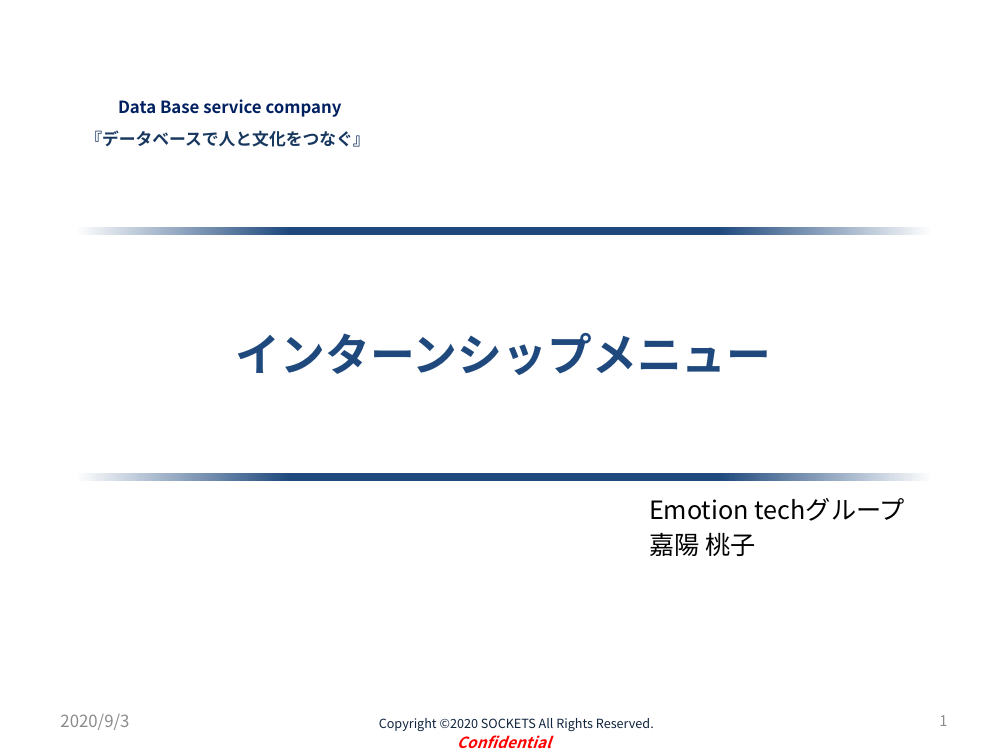
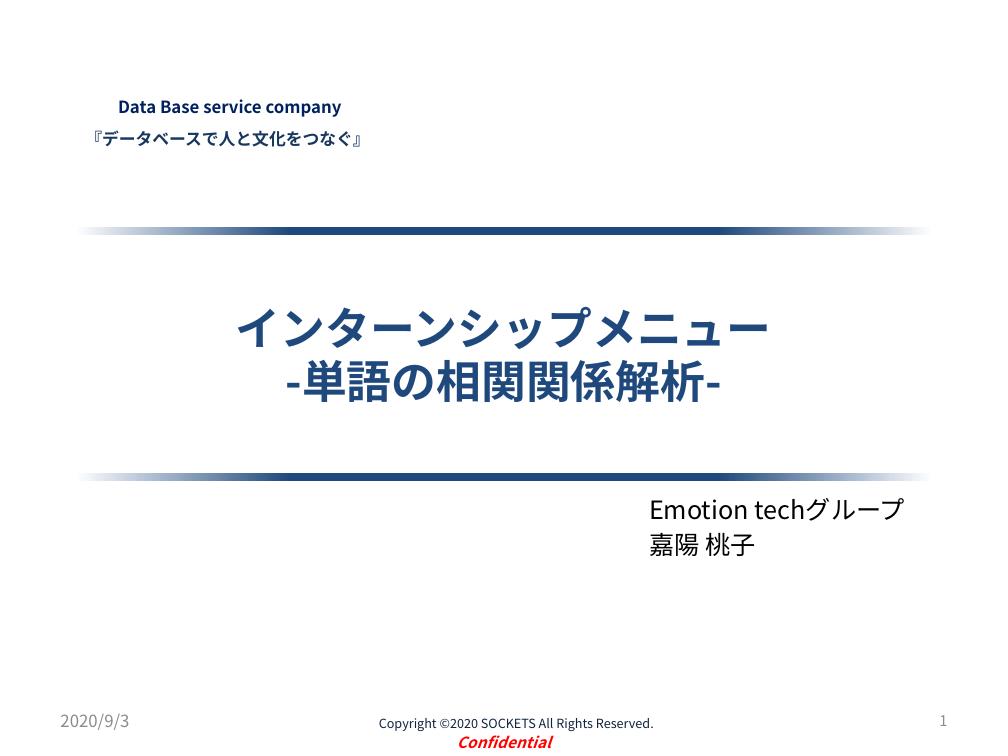
Before and after one commit to emtech-labs/fragrance_words_analysis, a slide deck: slide 1 of material/intern2020_kayo.pptx. Drawn at 1008x756 pixels with LibreOffice and Linux fonts; fonts in the diff are those of the drawing; background and template pictures are left out. Boxes give left, top, right and bottom in pixels: in the first picture for what was removed or moved away, otherwise in the second. Text is boxed around its words. In the diff, an @@ line names an element or a change of style, - is before the commit and + after.

```diff
--- a/material/intern2020_kayo.pptx
+++ b/material/intern2020_kayo.pptx
@@ title at box(236, 307, 772, 402): text changed @@
-インターンシップメニュー
+インターンシップメニュー
+-単語の相関関係解析-
```
Also in this commit, not shown: 2 other slides changed, 6 other files.
